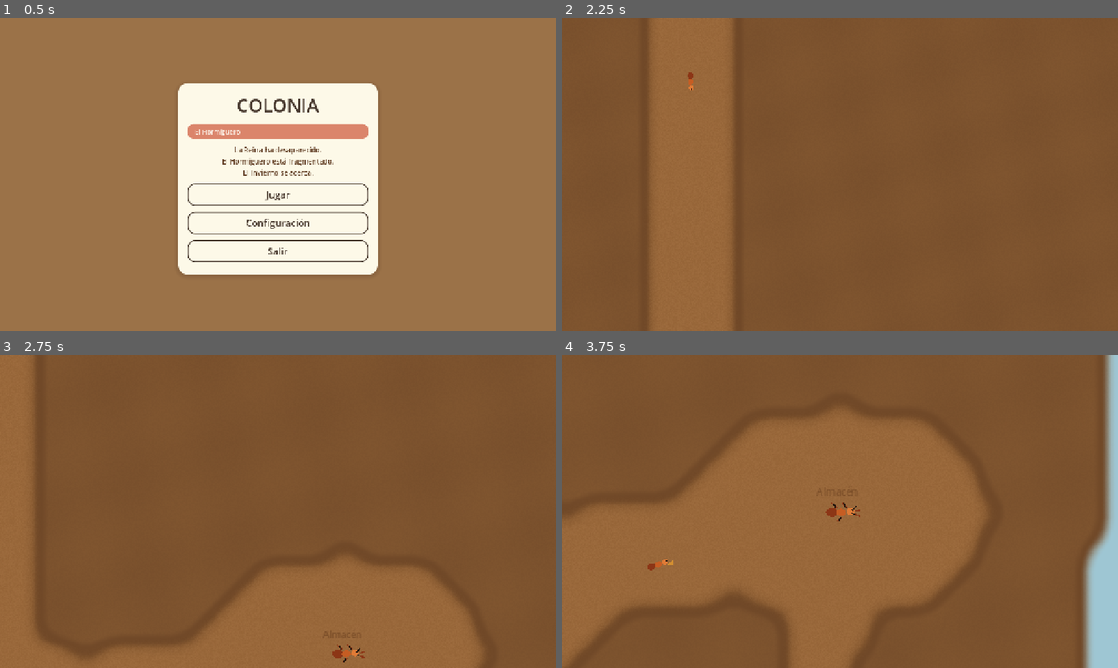
Above: before the commit, frames 1-4 (two rows, left to right).
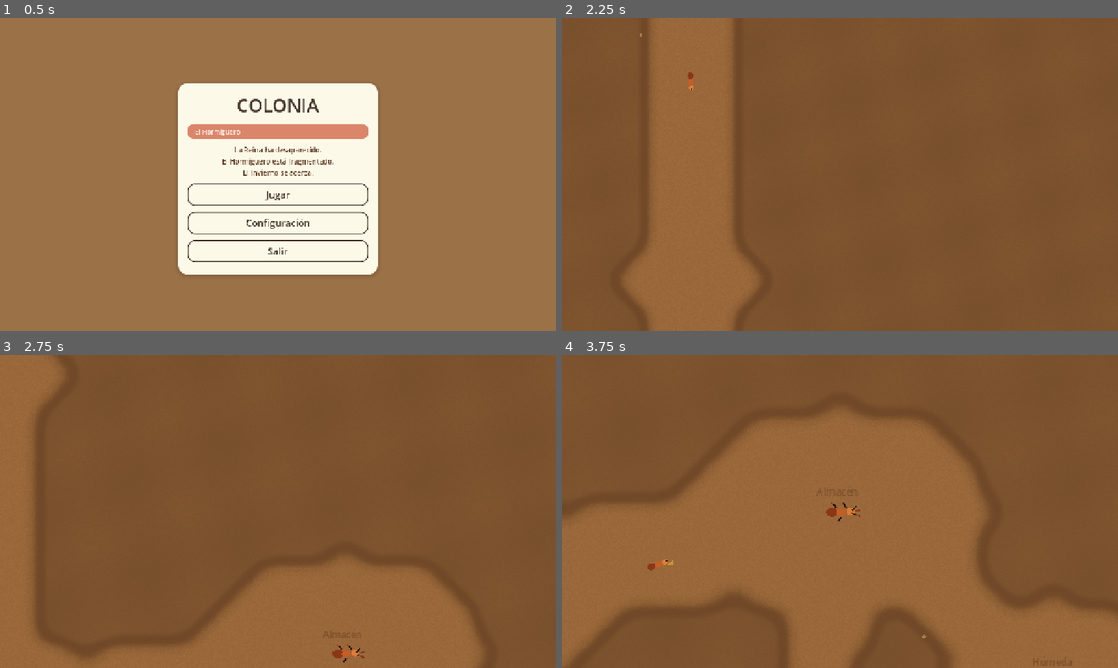
Above: after the commit, the same moments.

Repository: The-glitch-girls/an-ant-game
Game: Godot game, scene res://src/menu/menu.tscn
The game is run twice, just before and just after one commit, with the same random seed, the same clock (stepped at 60 frames per second) and the same inputs.
Inputs:
- Up to frame 1 (0.5 s): no input
- Up to frame 2 (2.25 s): click "Jugar" at 0.5 s; hold D (mover_derecha) 1.28-2.03 s; hold Shift (correr) 1.28-2.03 s; hold S (mover_abajo) from 2.03 s (still down); tap Shift (correr) at 2.1 s
- Up to frame 3 (2.75 s): keep holding S (mover_abajo)
- Up to frame 4 (3.75 s): release S (mover_abajo) at 2.78 s; hold D (mover_derecha) 2.78-3.53 s; hold Shift (correr) 2.78-3.53 s; hold W (mover_arriba) from 3.53 s (still down); tap Shift (correr) at 3.6 s

Frame 1 is identical in both runs. In frame 2, 0.8% of the frame differs, in the area x 11-35%, y 4-94%; in frame 3, 0.4%; in frame 4, 8.8%, in the area x 62-100%, y 0-100%.

Commit message:
Fill the nest with more caves and a softer full-width minimap.
The cutaway was a thin stick in a cream frame; it now shows grass, the whole mound, and extra Zonas.

Diff:
--- a/src/mundo/hormiguero_mapa.gd
+++ b/src/mundo/hormiguero_mapa.gd
@@ -17,6 +17,9 @@
 var larvas: Vector2 = Vector2.ZERO
 var almacen: Vector2 = Vector2.ZERO
 var descanso: Vector2 = Vector2.ZERO
+var abandonada: Vector2 = Vector2.ZERO
+var humeda: Vector2 = Vector2.ZERO
+var fondo: Vector2 = Vector2.ZERO
 var derrumbada: Rect2 = Rect2()
 var comidas: Array[Vector2] = []
 var rutas_obreras: Array = []
@@ -63,14 +66,14 @@
 func _en_monton(x: int, y: int) -> bool:
 	if y < 10:
 		return false
-	var nx: float = (x - 36.0) / 31.0
-	var ny: float = (y - 12.0) / 86.0
-	return nx * nx + ny * ny * 0.42 < 1.0
+	var nx: float = (x - 36.0) / 34.8
+	var ny: float = (y - 11.0) / 87.0
+	return nx * nx + ny * ny * 0.48 < 1.0
 
 
 func _franja_superficie() -> void:
 	superficie_y = 9.5 * TILE
-	for x in range(8, 64):
+	for x in range(4, 68):
 		if _en_monton(x, 12):
 			_poner(x, 9, TUNEL)
 			_poner(x, 10, TUNEL)
@@ -84,6 +87,12 @@
 	_camara(36, 72, 6, 5) # descanso
 	_camara(22, 88, 5, 4)
 	_camara(50, 90, 6, 4)
+	_camara(8, 56, 5, 4) # abandonada
+	_camara(64, 52, 5, 4) # húmeda
+	_camara(36, 30, 4, 3)
+	_camara(18, 70, 4, 3)
+	_camara(58, 68, 5, 3)
+	_camara(36, 94, 5, 3) # fondo
 	_linea(36, 10, 36, 48, 2)
 	_linea(36, 48, 12, 38, 2)
 	_linea(36, 48, 54, 44, 2)
@@ -92,8 +101,18 @@
 	_linea(36, 72, 50, 90, 2)
 	_linea(12, 38, 22, 88, 1)
 	_linea(54, 44, 50, 90, 1)
-	_linea(8, 10, 36, 10, 1)
-	_linea(36, 10, 62, 10, 1)
+	_linea(12, 38, 8, 56, 1)
+	_linea(54, 44, 64, 52, 1)
+	_linea(36, 48, 36, 30, 1)
+	_linea(36, 72, 18, 70, 1)
+	_linea(36, 72, 58, 68, 1)
+	_linea(36, 72, 36, 94, 1)
+	_linea(22, 88, 36, 94, 1)
+	_linea(50, 90, 36, 94, 1)
+	_linea(8, 56, 18, 70, 1)
+	_linea(64, 52, 58, 68, 1)
+	_linea(4, 10, 36, 10, 1)
+	_linea(36, 10, 68, 10, 1)
 	# atajo izquierdo tapado
 	_linea(20, 22, 12, 38, 2)
 	for y in range(24, 32):
@@ -131,6 +150,9 @@
 	larvas = mundo(36, 48)
 	almacen = mundo(54, 44)
 	descanso = mundo(36, 72)
+	abandonada = mundo(8, 56)
+	humeda = mundo(64, 52)
+	fondo = mundo(36, 94)
 	spawn = mundo(54, 44)
 	derrumbada = Rect2(mundo(18, 24) - Vector2(TILE, TILE), Vector2(TILE * 7, TILE * 9))
 	comidas = [
@@ -147,6 +169,8 @@
 		[mundo(18, 10), mundo(40, 10), mundo(55, 10), mundo(30, 10)],
 		[mundo(12, 38), mundo(16, 50), mundo(12, 38)],
 		[mundo(50, 90), mundo(54, 70), mundo(50, 90)],
+		[mundo(8, 56), mundo(18, 70), mundo(8, 56)],
+		[mundo(64, 52), mundo(58, 68), mundo(64, 52)],
 	]
 
 
--- a/src/mundo/mini_mapa.gd
+++ b/src/mundo/mini_mapa.gd
@@ -7,15 +7,18 @@
 var _mapa: HormigueroMapa
 var _nido: ImageTexture
 var _hormiga_mundo := Vector2.ZERO
+var _recorte := Rect2(0, 0, HormigueroMapa.ANCHO, HormigueroMapa.ALTO)
 
 
 func armar(mapa: HormigueroMapa) -> void:
 	_mapa = mapa
 	mouse_filter = Control.MOUSE_FILTER_IGNORE
+	texture_filter = TEXTURE_FILTER_LINEAR
 	custom_minimum_size = Vector2(
 		HormigueroMapa.ANCHO * PX + MARGEN * 2,
 		HormigueroMapa.ALTO * PX + MARGEN * 2
 	)
+	_recorte = _bounds()
 	_nido = ImageTexture.create_from_image(_pintar())
 	queue_redraw()
 
@@ -28,29 +31,85 @@
 
 
 func mundo_a_local(pos_mundo: Vector2) -> Vector2:
-	var x := pos_mundo.x / float(HormigueroMapa.TILE)
-	var y := pos_mundo.y / float(HormigueroMapa.TILE)
-	return Vector2(MARGEN + x * PX, MARGEN + y * PX)
+	var cx := pos_mundo.x / float(HormigueroMapa.TILE)
+	var cy := pos_mundo.y / float(HormigueroMapa.TILE)
+	var w: float = HormigueroMapa.ANCHO * PX
+	var h: float = HormigueroMapa.ALTO * PX
+	return Vector2(
+		MARGEN + (cx - _recorte.position.x) / _recorte.size.x * w,
+		MARGEN + (cy - _recorte.position.y) / _recorte.size.y * h
+	)
+
+
+func _bounds() -> Rect2:
+	var minx := HormigueroMapa.ANCHO
+	var miny := HormigueroMapa.ALTO
+	var maxx := 0
+	var maxy := 0
+	for y in HormigueroMapa.ALTO:
+		for x in HormigueroMapa.ANCHO:
+			if _mapa.get_celda(x, y) == HormigueroMapa.CIELO:
+				continue
+			minx = mini(minx, x)
+			miny = mini(miny, y)
+			maxx = maxi(maxx, x)
+			maxy = maxi(maxy, y)
+	miny = maxi(0, miny - 5)
+	if maxx <= minx or maxy <= miny:
+		return Rect2(0, 0, HormigueroMapa.ANCHO, HormigueroMapa.ALTO)
+	return Rect2(minx, miny, maxx - minx + 1, maxy - miny + 1)
 
 
 func _pintar() -> Image:
-	var img := Image.create(HormigueroMapa.ANCHO * PX, HormigueroMapa.ALTO * PX, false, Image.FORMAT_RGBA8)
-	for y in HormigueroMapa.ALTO:
-		for x in HormigueroMapa.ANCHO:
-			img.fill_rect(Rect2i(x * PX, y * PX, PX, PX), _color_celda(_mapa.get_celda(x, y)))
+	var w: int = HormigueroMapa.ANCHO * PX
+	var h: int = HormigueroMapa.ALTO * PX
+	var img := Image.create(w, h, false, Image.FORMAT_RGBA8)
+	for py in h:
+		for px in w:
+			var fx: float = _recorte.position.x + (float(px) + 0.5) / float(w) * _recorte.size.x
+			var fy: float = _recorte.position.y + (float(py) + 0.5) / float(h) * _recorte.size.y
+			img.set_pixel(px, py, _sample(fx, fy))
 	return img
 
 
-func _color_celda(celda: int) -> Color:
+func _sample(fx: float, fy: float) -> Color:
+	var x0 := floori(fx)
+	var y0 := floori(fy)
+	var tx := fx - float(x0)
+	var ty := fy - float(y0)
+	var c00 := _color_en(x0, y0)
+	var c10 := _color_en(x0 + 1, y0)
+	var c01 := _color_en(x0, y0 + 1)
+	var c11 := _color_en(x0 + 1, y0 + 1)
+	return c00.lerp(c10, tx).lerp(c01.lerp(c11, tx), ty)
+
+
+func _color_en(x: int, y: int) -> Color:
+	if y < 0:
+		return Paleta.CIELO
+	if x < 0 or x >= HormigueroMapa.ANCHO or y >= HormigueroMapa.ALTO:
+		return Paleta.TIERRA_OSCURA
+	var celda: int = _mapa.get_celda(x, y)
+	if _es_pasto(x, y, celda):
+		return Paleta.PASTO
 	match celda:
 		HormigueroMapa.TUNEL:
 			return Paleta.TUNEL
 		HormigueroMapa.DERRUMBADA:
 			return Paleta.TIERRA_MANCHA
 		HormigueroMapa.CIELO:
-			return Color(0.98, 0.88, 0.72, 0.5)
+			return Paleta.CIELO
 		_:
 			return Paleta.TIERRA_OSCURA
+
+
+func _es_pasto(x: int, y: int, celda: int) -> bool:
+	if y <= 11 and celda == HormigueroMapa.TUNEL:
+		return true
+	if celda != HormigueroMapa.CIELO:
+		return false
+	var abajo: int = _mapa.get_celda(x, y + 1)
+	return abajo == HormigueroMapa.TIERRA or abajo == HormigueroMapa.TUNEL
 
 
 func _draw() -> void:
--- a/src/mundo/mundo.gd
+++ b/src/mundo/mundo.gd
@@ -138,6 +138,9 @@
 	_label(_mapa.larvas + Vector2(-28, -36), "Larvas")
 	_label(_mapa.almacen + Vector2(-32, -36), "Almacén")
 	_label(_mapa.descanso + Vector2(-34, -36), "Descanso")
+	_label(_mapa.abandonada + Vector2(-40, -36), "Abandonada")
+	_label(_mapa.humeda + Vector2(-28, -36), "Húmeda")
+	_label(_mapa.fondo + Vector2(-22, -36), "Fondo")
 
 
 func _label(pos: Vector2, texto: String) -> void:
